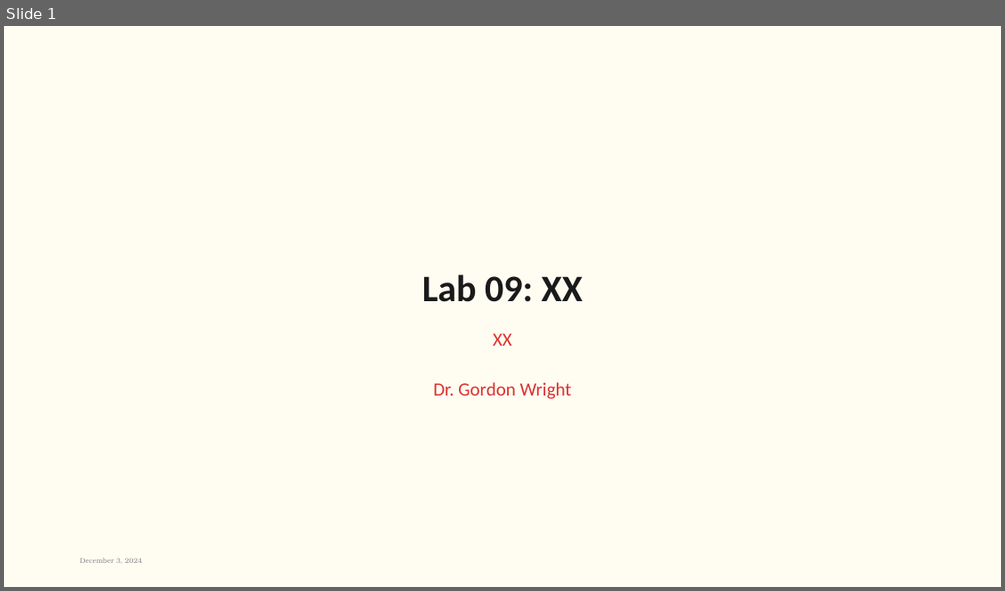
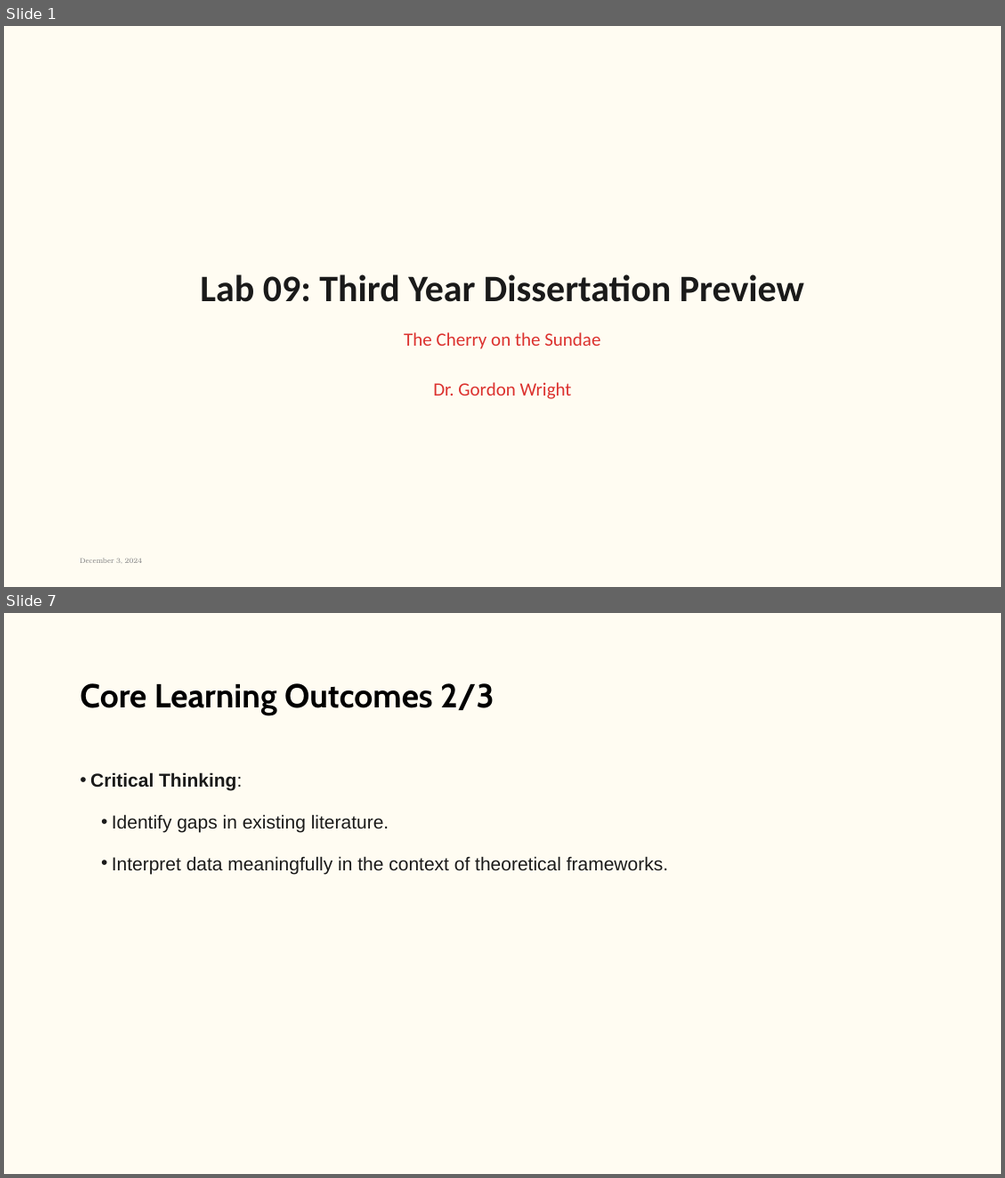
Before and after one commit to LittleMonkeyLab/PS52007Dslides, a slide deck: week09/lab.pptx. Shown one above the other, each under a label of ours: slide 1 before the commit, slides 1 and 7 after it; the slides between them are not shown. The pictures are 1005x591 and 1005x1178 pixels, drawn with LibreOffice and Linux fonts; fonts in the diff are those of the drawing; background and template pictures are left out. Boxes give left, top, right and bottom in pixels: in the first picture for what was removed or moved away, otherwise in the second. Text is boxed around its words. In the diff, an @@ line names an element or a change of style, - is before the commit and + after.

```diff
--- a/week09/lab.pptx
+++ b/week09/lab.pptx
@@ slide 7 added at box(4, 613, 1001, 1174), background #FFFCF2 @@
@@ title added at box(80, 683, 494, 714), 32 pt, text #000000, bold @@
+Core Learning Outcomes 2/3
@@ text added at box(90, 772, 668, 874), 18 pt, text #1A1A1A @@
+• Critical Thinking:
+  • Identify gaps in existing literature.
+  • Interpret data meaningfully in the context of theoretical frameworks.
@@ slide 1 changed as well @@
@@ title at box(200, 274, 804, 302): text changed @@
-Lab 09: XX
+Lab 09: Third Year Dissertation Preview
@@ subtitle at box(404, 332, 600, 399): text changed @@
-XX
-Dr. Gordon Wright
+The Cherry on the Sundae
+Dr. Gordon Wright
```
Also in this commit, not shown: 16 other slides added, 2 slides removed, 37 other files.
